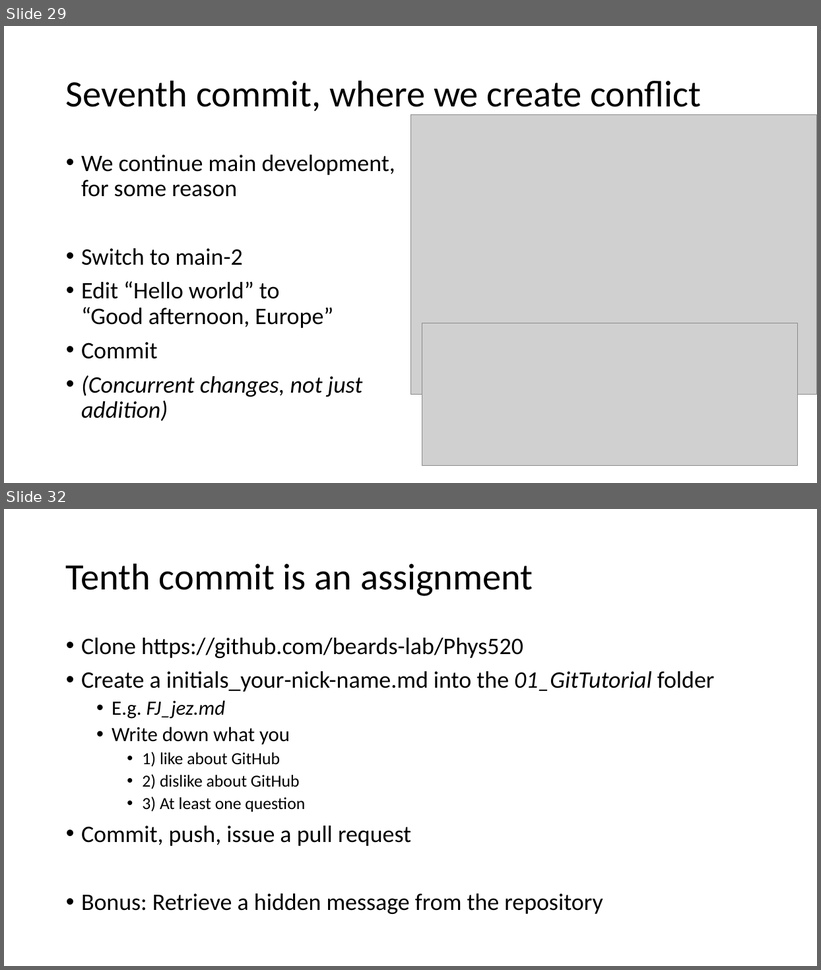
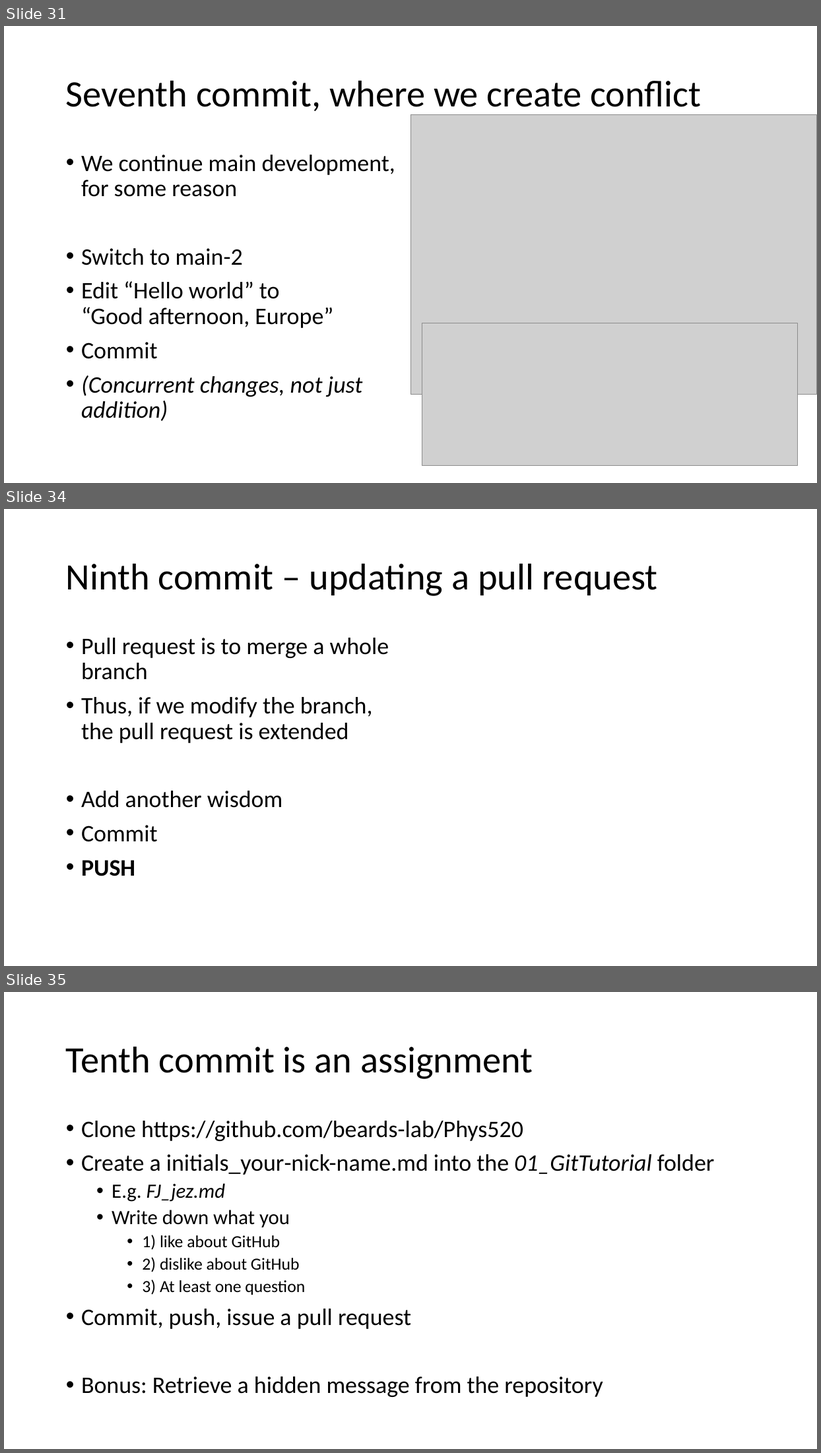
Before and after one commit to yuricai/Phys520, a slide deck: 01_GitTutorial/HowToGit - hands on.pptx. Shown one above the other, each under a label of ours: slides 29 and 32 before the commit, slides 31, 34 and 35 after it; the slides between them are not shown. The pictures are 821x970 and 821x1453 pixels, drawn with LibreOffice and Linux fonts; fonts in the diff are those of the drawing; grey boxes stand for pictures. Boxes give left, top, right and bottom in pixels: in the first picture for what was removed or moved away, otherwise in the second. Text is boxed around its words. In the diff, an @@ line names an element or a change of style, - is before the commit and + after.

```diff
--- a/01_GitTutorial/HowToGit - hands on.pptx
+++ b/01_GitTutorial/HowToGit - hands on.pptx
@@ slide 34 added at (4, 509, 817, 966), background #FFFFFF @@
@@ title added at (66, 563, 658, 596), 44 pt, text #000000 @@
+Ninth commit – updating a pull request
@@ text added at (81, 638, 389, 877), 28 pt, text #000000 @@
+• Pull request is to merge a whole branch
+• Thus, if we modify the branch, the pull request is extended
+• Add another wisdom
+• Commit
+• PUSH
@@ what was slide 29 is now slide 31 @@
@@ what was slide 32 is now slide 35 @@
```
Also in this commit, not shown: 8 slides changed, 4 other slides added, 1 slide removed, 2 other files.
